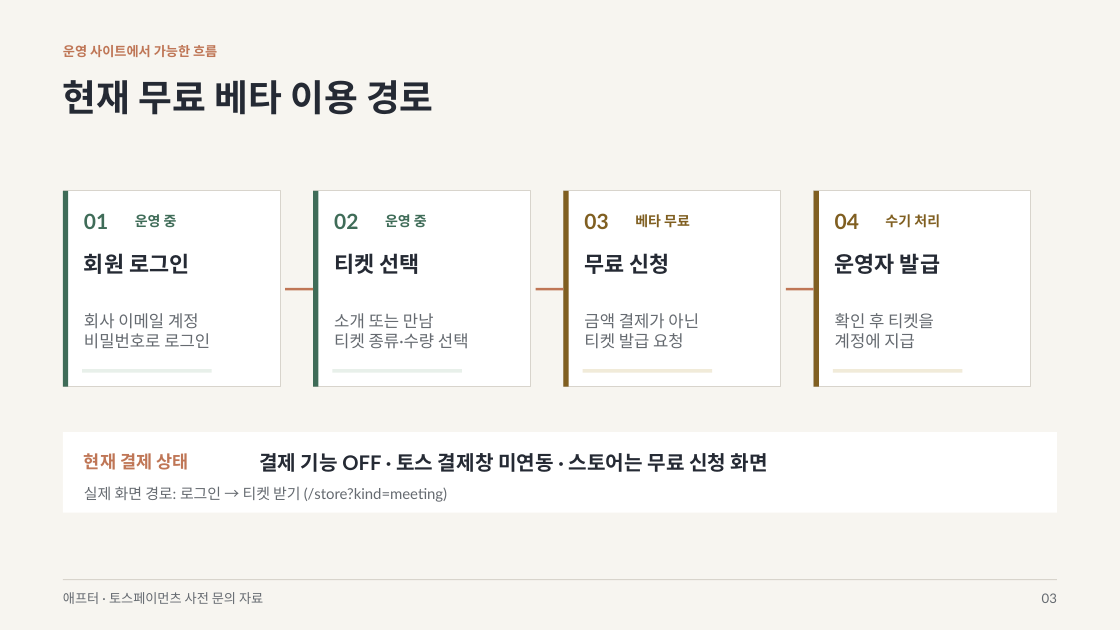
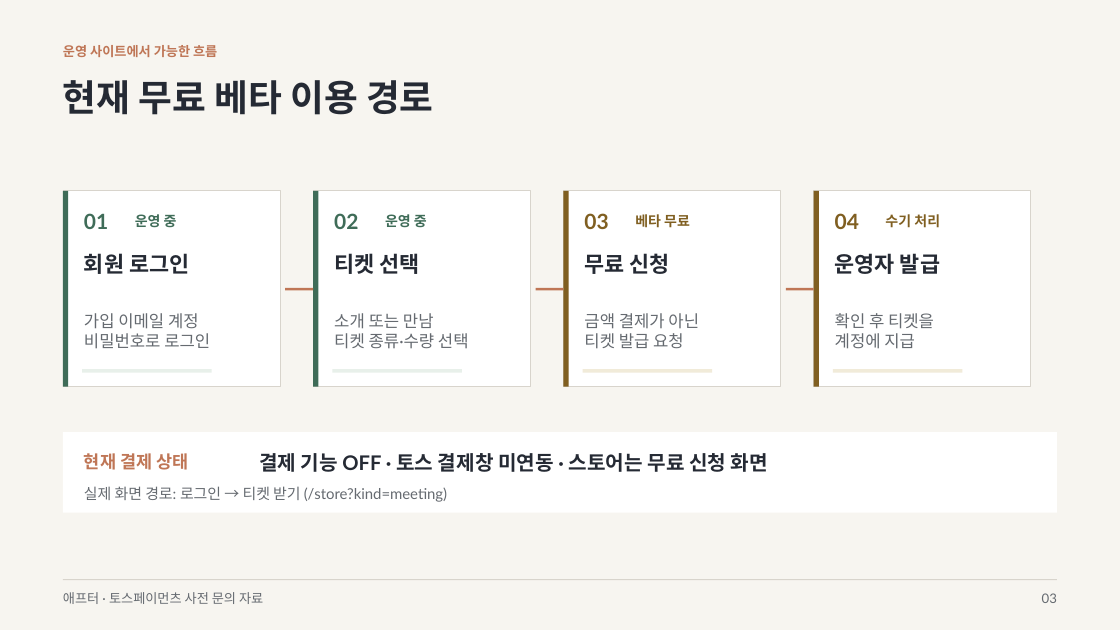
Before and after one commit to c-yeonwoo/after, a slide deck: slide 3 of deliverables/toss-payment-flow-preconsultation.pptx. Drawn at 1120x630 pixels with LibreOffice and Linux fonts; fonts in the diff are those of the drawing. Boxes give left, top, right and bottom in pixels: in the first picture for what was removed or moved away, otherwise in the second. Text is boxed around its words. In the diff, an @@ line names an element or a change of style, - is before the commit and + after.

Commit message:
[AFTER] 베타 종교 항목 제거와 모바일 가입·대기 홈 정리 (#213)
* [AFTER] fix: 종교 수집·노출을 중단하고 모바일 가입과 대기 홈 정리

* [AFTER] fix: 신규 가입 동의에 최신 인증 안내 버전 기록

* [AFTER] test: 키보드가 열린 대기 홈의 입력창 가시성 검증

```diff
--- a/deliverables/toss-payment-flow-preconsultation.pptx
+++ b/deliverables/toss-payment-flow-preconsultation.pptx
@@ text at bbox=[84, 313, 199, 329]: text changed @@
-회사 이메일 계정
+가입 이메일 계정
```
Also in this commit, not shown: 46 other files.
